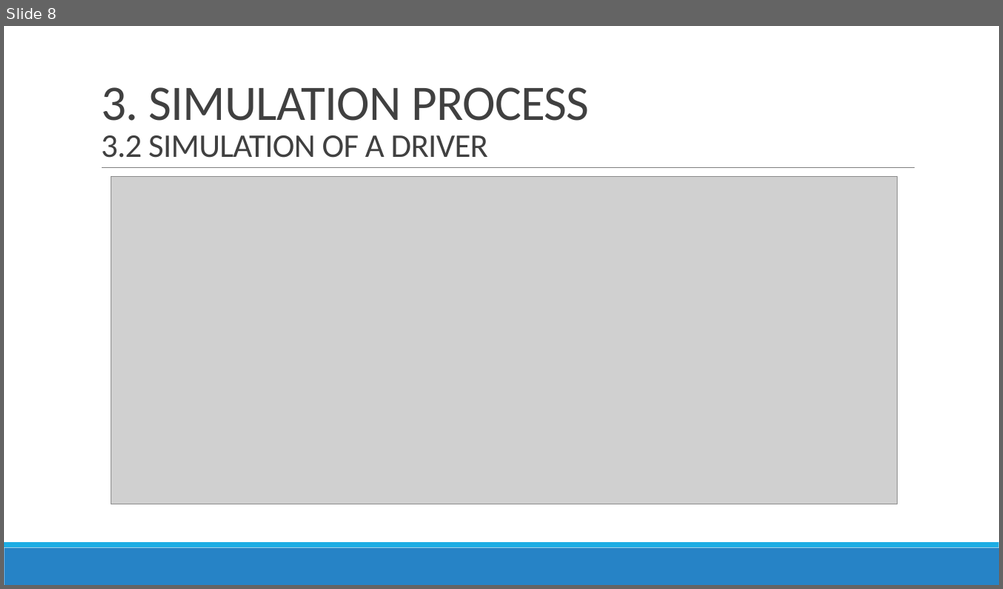
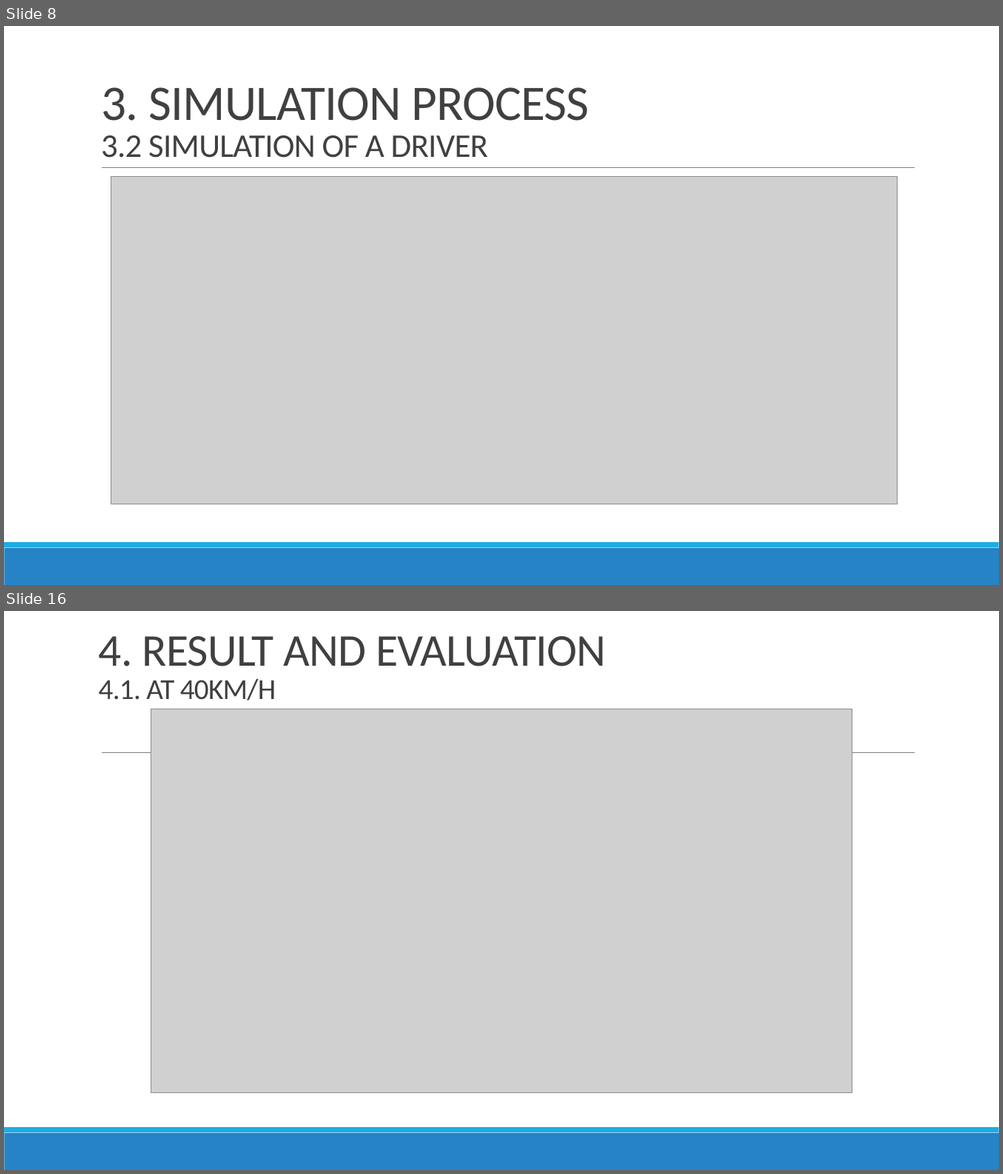
Before and after one commit to Bminhhh/CapsoneProject, a slide deck: duy/CAPSTONE PROJECT/CAPSTONE PROJECT REPORT.pptx. Shown one above the other, each under a label of ours: slide 8 before the commit, slides 8 and 16 after it; the slides between them are not shown. The pictures are 1003x589 and 1003x1174 pixels, drawn with LibreOffice and Linux fonts; fonts in the diff are those of the drawing; grey boxes stand for pictures. Boxes give left, top, right and bottom in pixels: in the first picture for what was removed or moved away, otherwise in the second. Text is boxed around its words. In the diff, an @@ line names an element or a change of style, - is before the commit and + after.

```diff
--- a/duy/CAPSTONE PROJECT/CAPSTONE PROJECT REPORT.pptx
+++ b/duy/CAPSTONE PROJECT/CAPSTONE PROJECT REPORT.pptx
@@ slide 16 added at (4,611,999,1170), background #FFFFFF; not listed: 3 template elements that a slide beside it also shows @@
@@ title added at (99,636,606,701), 44 pt, text #404040 @@
+4. RESULT AND EVALUATION
+4.1. AT 40KM/H
@@ picture added at (151,709,851,1093) @@
```
Also in this commit, not shown: 7 slides changed, 6 other slides added, 7 other files.
